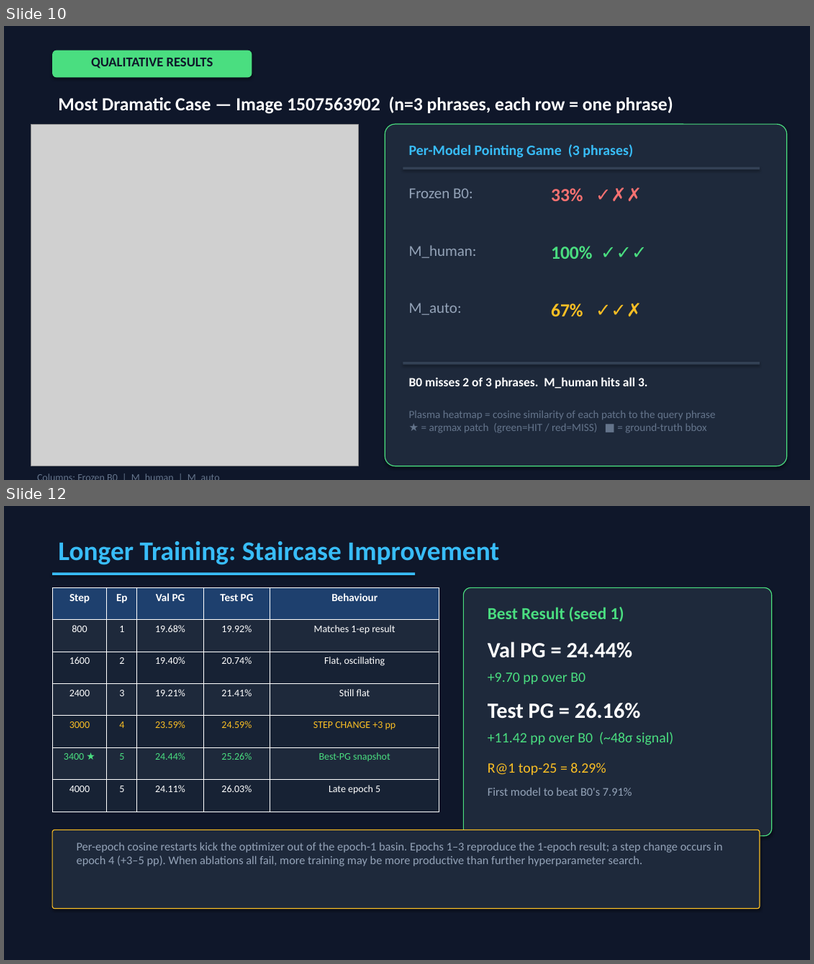
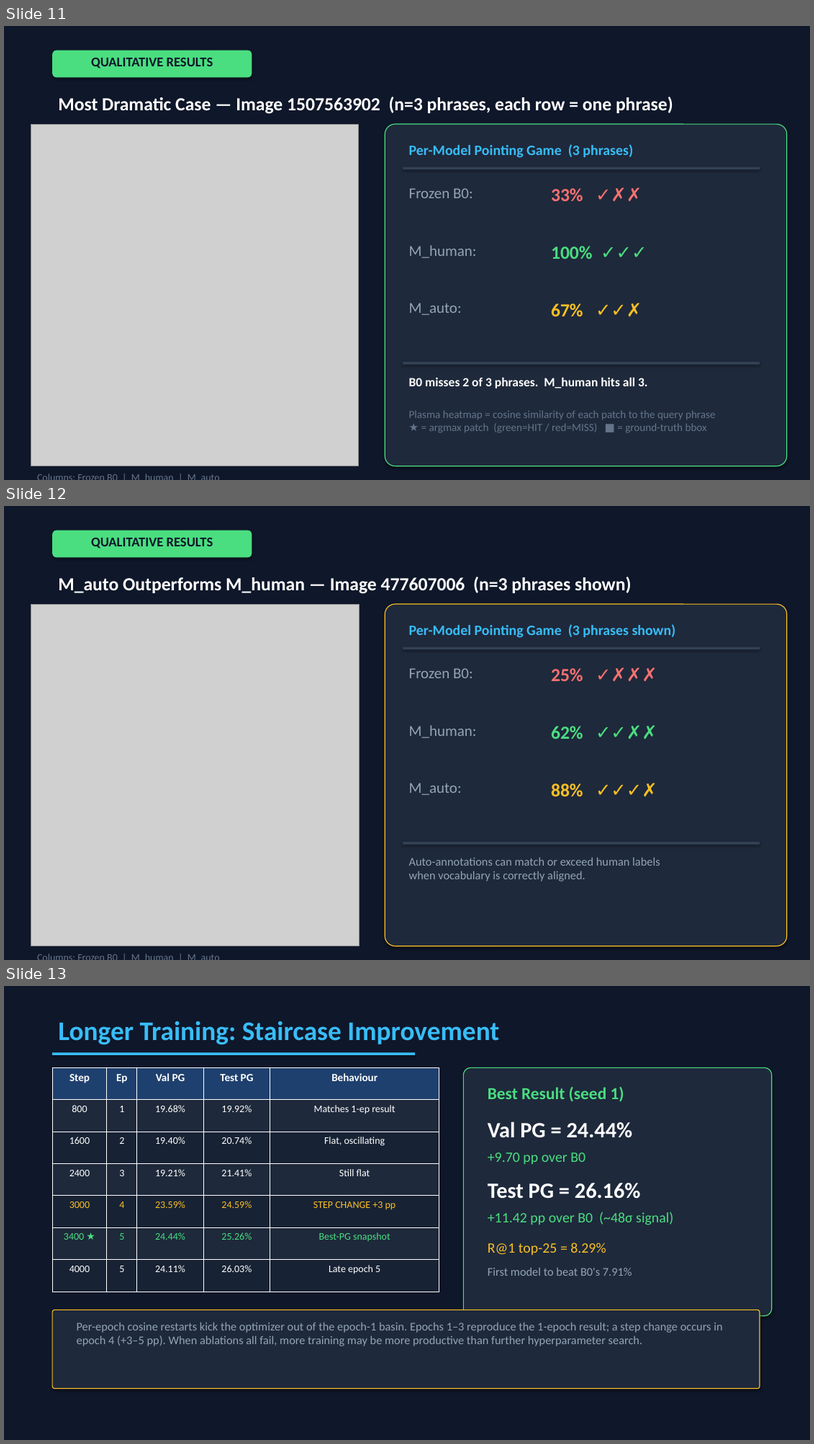
Before and after one commit to Ani0202/region-grounded, a slide deck: presentation/graft_presentation.pptx. Shown one above the other, each under a label of ours: slides 10 and 12 before the commit, slides 11, 12 and 13 after it; the slides between them are not shown. The pictures are 814x964 and 814x1444 pixels, drawn with LibreOffice and Linux fonts; fonts in the diff are those of the drawing; grey boxes stand for pictures. Boxes give left, top, right and bottom in pixels: in the first picture for what was removed or moved away, otherwise in the second. Text is boxed around its words. In the diff, an @@ line names an element or a change of style, - is before the commit and + after.

```diff
--- a/presentation/graft_presentation.pptx
+++ b/presentation/graft_presentation.pptx
@@ slide 12 added at (x1=4, y1=506, x2=810, y2=960), background #0F172A @@
@@ rounded rectangle added at (x1=52, y1=530, x2=252, y2=557), fill #4ADE80 @@
@@ text added at (x1=91, y1=538, x2=214, y2=548), 16 pt, text #0F172A, bold @@
+QUALITATIVE RESULTS
@@ text added at (x1=58, y1=577, x2=632, y2=594), 22 pt, text #FFFFFF, bold @@
+M_auto Outperforms M_human — Image 477607006 (n=3 phrases shown)
@@ picture added at (x1=31, y1=604, x2=359, y2=946) @@
@@ rounded rectangle added at (x1=385, y1=604, x2=787, y2=946), fill #1E293B, outline #FBBF24 1 pt @@
@@ text added at (x1=409, y1=624, x2=676, y2=638), 17 pt, text #38BDF8, bold @@
+Per-Model Pointing Game (3 phrases shown)
@@ rectangle added at (x1=404, y1=647, x2=760, y2=649), fill #334155 @@
@@ text added at (x1=409, y1=668, x2=473, y2=678), 18 pt, text #94A3B8 @@
+Frozen B0:
@@ text added at (x1=551, y1=668, x2=584, y2=681), 22 pt, text #F87171, bold @@
+25% ✓✗✗✗
@@ text added at (x1=409, y1=725, x2=477, y2=738), 18 pt, text #94A3B8 @@
+M_human:
@@ text added at (x1=551, y1=726, x2=584, y2=739), 22 pt, text #4ADE80, bold @@
+62% ✓✓✗✗
@@ text added at (x1=409, y1=782, x2=462, y2=795), 18 pt, text #94A3B8 @@
+M_auto:
@@ text added at (x1=551, y1=783, x2=584, y2=796), 22 pt, text #FBBF24, bold @@
+88% ✓✓✓✗
@@ rectangle added at (x1=404, y1=842, x2=760, y2=844), fill #334155 @@
@@ text added at (x1=409, y1=857, x2=660, y2=881), 14 pt, text #94A3B8 @@
+Auto-annotations can match or exceed human labels
+when vocabulary is correctly aligned.
@@ text added at (x1=597, y1=857, x2=630, y2=865), 12 pt, text #64748B @@
+Columns: Frozen B0 | M_human | M_auto
@@ what was slide 10 is now slide 11 @@
@@ what was slide 12 is now slide 13 @@
```
Also in this commit, not shown: 1 other slide added, 1 slide removed, 1 other file.
